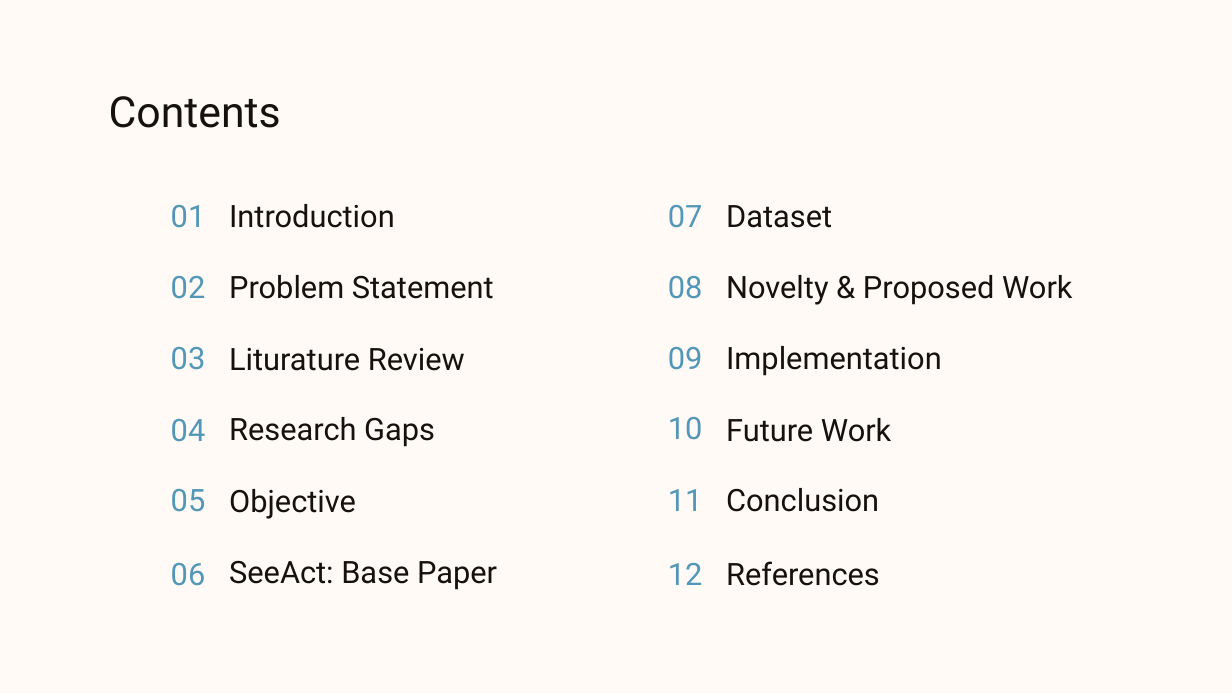
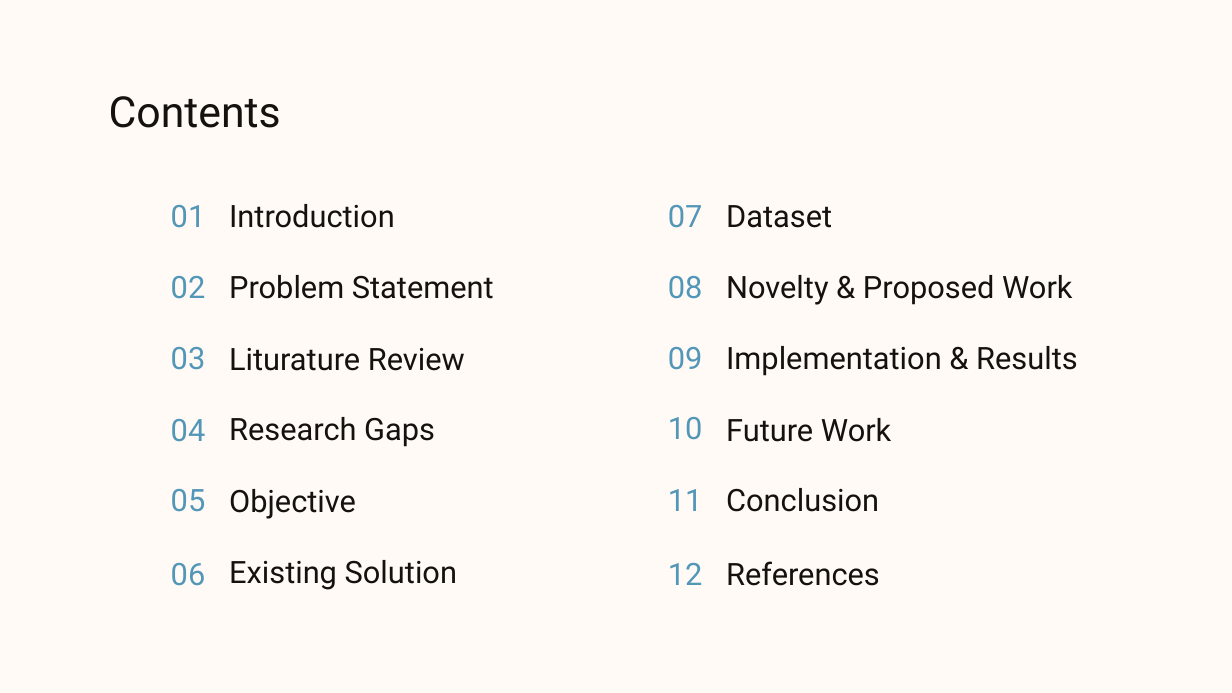
Before and after one commit to Dhruv-Darji/AutoWeb, a slide deck: slide 2 of PPT/Evaluation.pptx. Drawn at 1232x693 pixels with LibreOffice and Linux fonts; fonts in the diff are those of the drawing; background and template pictures are left out. Boxes give left, top, right and bottom in pixels: in the first picture for what was removed or moved away, otherwise in the second. Text is boxed around its words. In the diff, an @@ line names an element or a change of style, - is before the commit and + after.

```diff
--- a/PPT/Evaluation.pptx
+++ b/PPT/Evaluation.pptx
@@ text at [726,346,1078,376]: text changed @@
-Implementation
+Implementation & Results
@@ subtitle at [229,560,457,590]: text changed @@
-SeeAct: Base Paper
+Existing Solution
```
Also in this commit, not shown: 14 other slides changed, 11 slides added, 12 slides removed, 36 other files.
